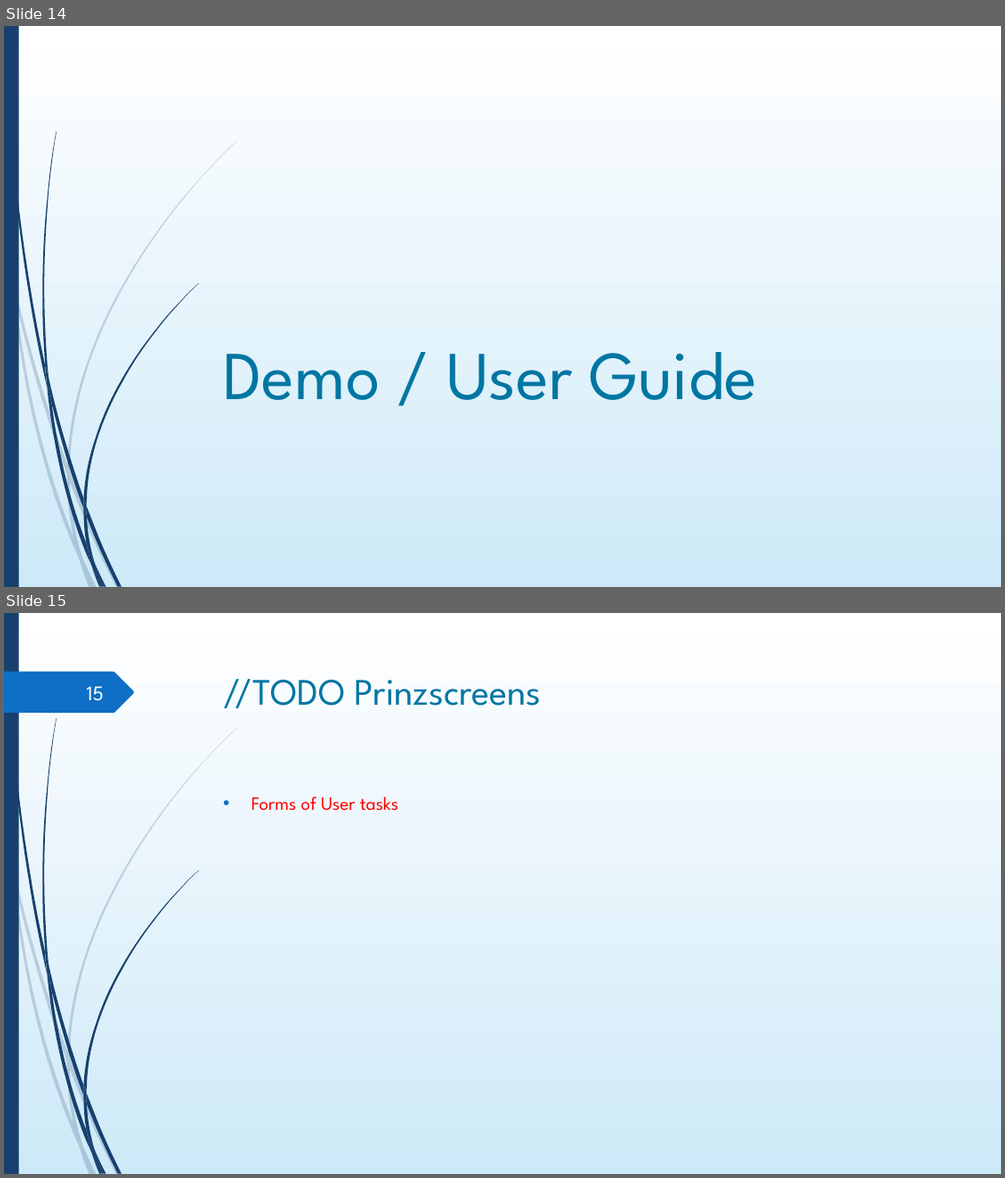
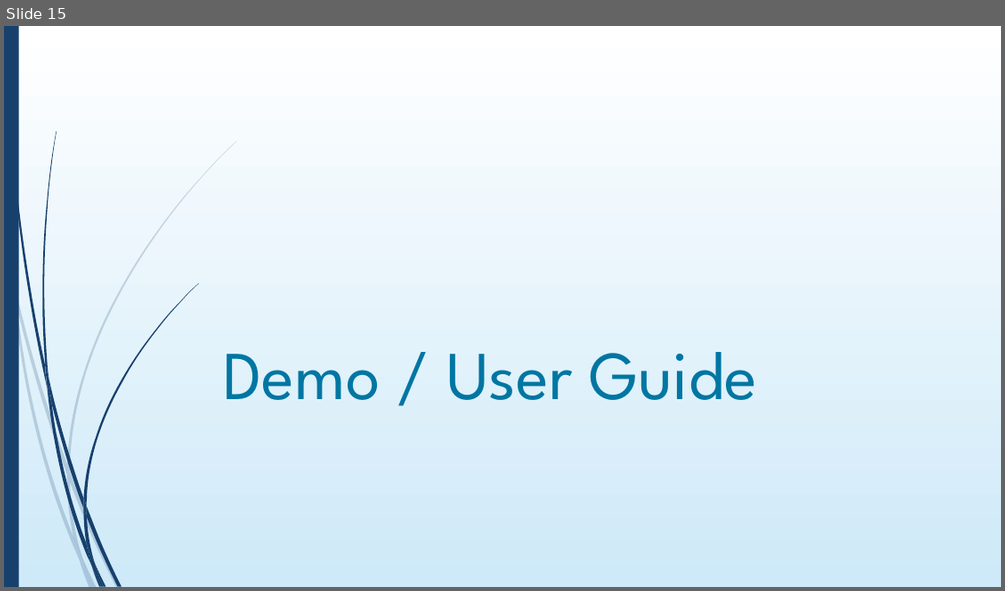
Before and after one commit to DigiBP/digibp-monterosa, a slide deck: Submission Documents/DBP_presentation.pptx. Shown one above the other, each under a label of ours: slides 14 and 15 before the commit, slide 15 after it. The pictures are 1005x1178 and 1005x591 pixels, drawn with LibreOffice and Linux fonts; fonts in the diff are those of the drawing; background and template pictures are left out. Boxes give left, top, right and bottom in pixels: in the first picture for what was removed or moved away, otherwise in the second. Text is boxed around its words. In the diff, an @@ line names an element or a change of style, - is before the commit and + after.

```diff
--- a/Submission Documents/DBP_presentation.pptx
+++ b/Submission Documents/DBP_presentation.pptx
@@ slide 15 removed at [4,613,1001,1174], background gradient #FFFFFF to #CEEAF9; not listed: 23 template elements that a slide beside it also shows @@
@@ freeform shape removed at [4,672,134,713] @@
@@ page number removed at [87,686,104,701] @@
-15
@@ title removed at [224,679,541,708] @@
-//TODO Prinzscreens
@@ text removed at [251,796,398,811] @@
-• Forms of User tasks
@@ what was slide 14 is now slide 15 @@
```
Also in this commit, not shown: 7 slides changed, 3 slides added, 2 other slides removed, 4 other files.
